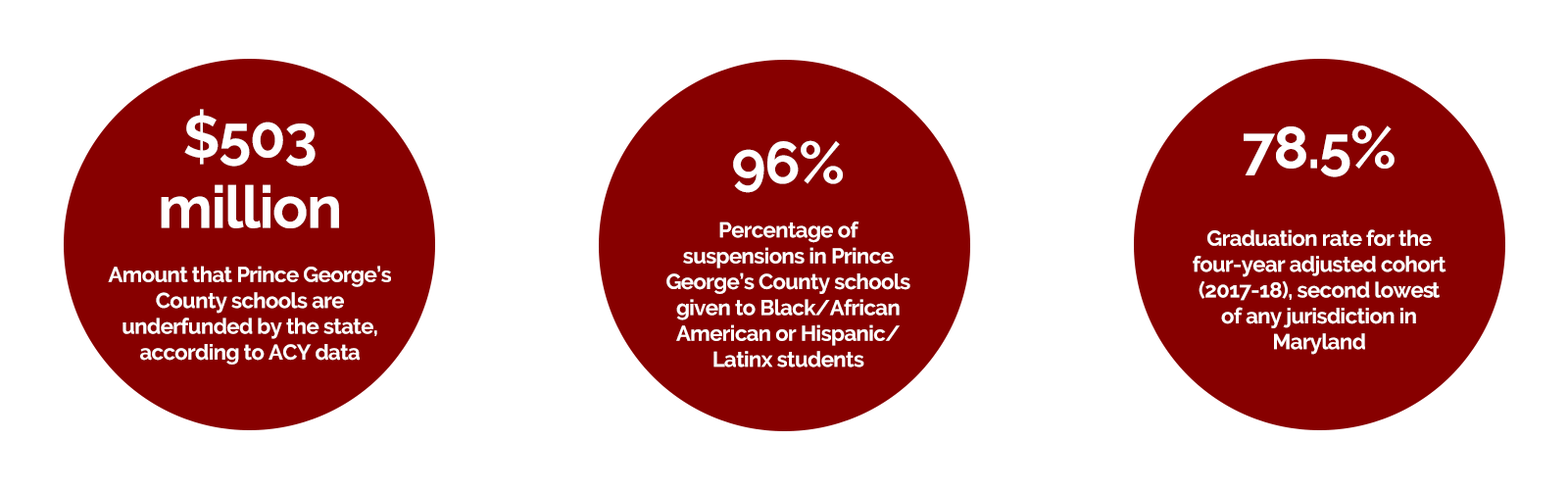
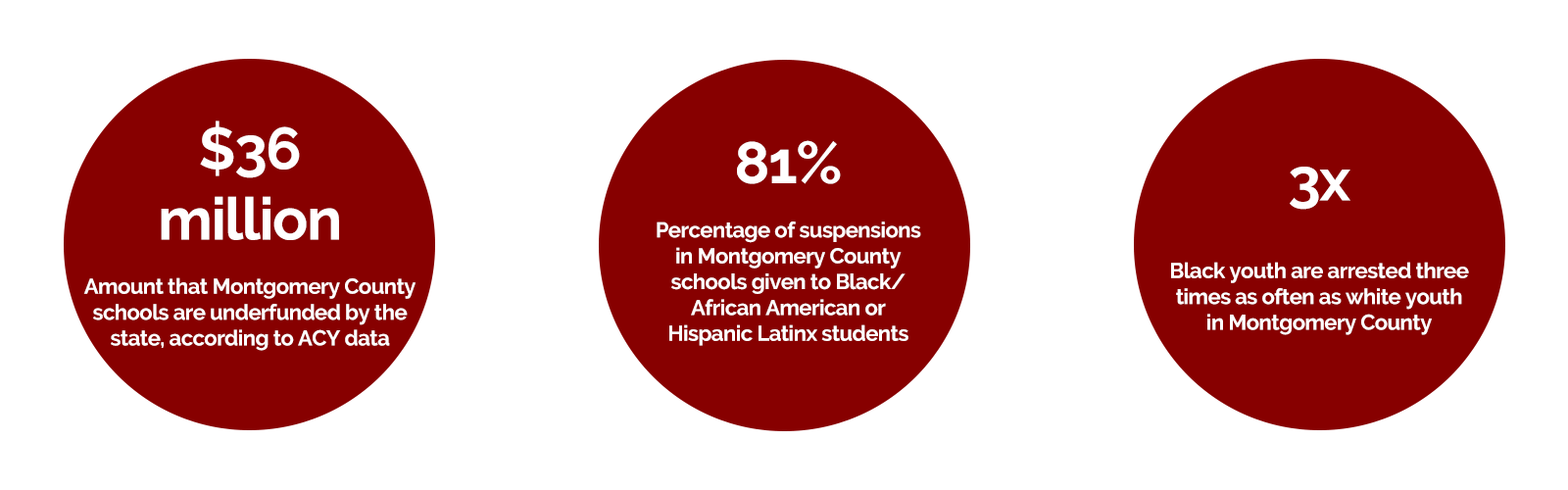
Revision of a layered 1568 × 490 image; what changed, layer by layer:
painted on "text 3" over [1171, 125, 1470, 355]
painted on "text 2" over [656, 140, 922, 368]
painted on "text 1" over [83, 108, 416, 365]
